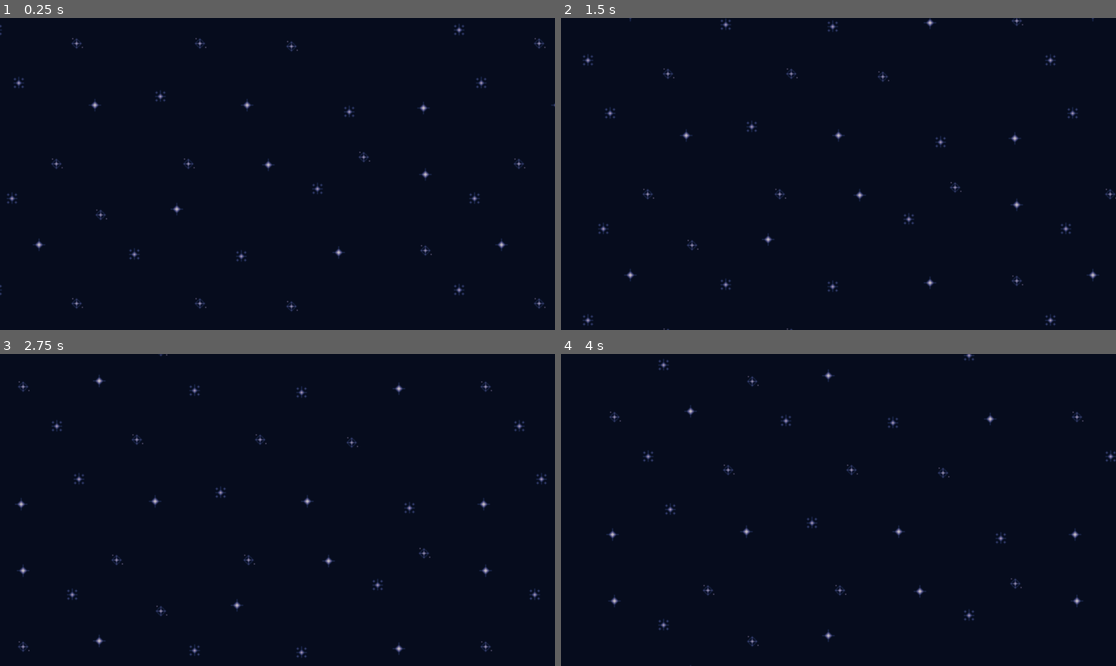
Above: before the commit, frames 1-4 (two rows, left to right).
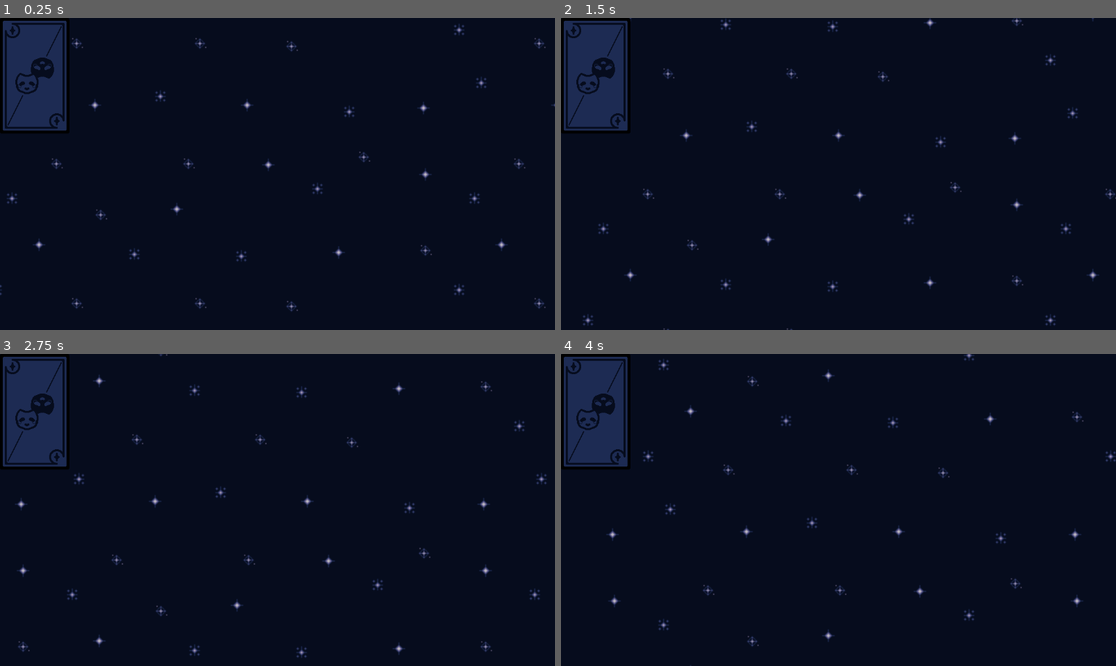
Above: after the commit, the same moments.

Repository: soko7awen/GGJ24
Game: Godot game, scene res://scenes/cutscenes/card_select.tscn
The game is run twice, just before and just after one commit, with the same random seed, the same clock (stepped at 60 frames per second) and the same inputs. This scene is started directly instead of the project's main scene.
Inputs (mouse positions are in pixels of both pictures, inside the frame that each line leads up to):
- Up to frame 1 (0.25 s): no input
- Up to frame 2 (1.5 s): click (594, 77) at 0.52 s; click (594, 77) at 1.27 s
- Up to frame 3 (2.75 s): click (33, 413) at 2.02 s
- Up to frame 4 (4 s): no input

The runs differ from the first frame. In frame 1, 3.9% of the frame differs, in the area x 0-13%, y 0-37%; in frame 2, 3.8%; in frame 3, 3.8%; in frame 4, 3.9%.
Error before the commit: Invalid access to property or key 'lastMinigame' on a base object of type 'Window'. (res://scripts/card_select.gd:6)
Error after the commit: Invalid access to property or key 'lastMinigame' on a base object of type 'Window'. (res://scripts/card_select.gd:7)

Commit message:
Soko awen

Diff:
--- a/scenes/cutscenes/card_select.tscn
+++ b/scenes/cutscenes/card_select.tscn
@@ -1,8 +1,9 @@
-[gd_scene load_steps=4 format=3 uid="uid://cvkt8b4hqw20v"]
+[gd_scene load_steps=5 format=3 uid="uid://cvkt8b4hqw20v"]
 
 [ext_resource type="Script" path="res://scripts/card_select.gd" id="1_io1nf"]
 [ext_resource type="Texture2D" uid="uid://bg4ckbg38kh4c" path="res://assets/sprites/scrollingStar_01.png" id="2_x4awn"]
 [ext_resource type="Script" path="res://scripts/scrolling.gd" id="3_01w78"]
+[ext_resource type="Texture2D" uid="uid://cwgf6gu51pa1p" path="res://assets/sprites/cards/tarot_back.png" id="4_24mv7"]
 
 [node name="Wheel" type="Node2D"]
 script = ExtResource("1_io1nf")
@@ -16,3 +17,15 @@
 texture = ExtResource("2_x4awn")
 stretch_mode = 1
 script = ExtResource("3_01w78")
+
+[node name="Control" type="Control" parent="."]
+layout_mode = 3
+anchors_preset = 0
+offset_right = 40.0
+offset_bottom = 40.0
+
+[node name="TextureButton" type="TextureButton" parent="Control"]
+layout_mode = 0
+offset_right = 40.0
+offset_bottom = 40.0
+texture_normal = ExtResource("4_24mv7")
--- a/scripts/card_select.gd
+++ b/scripts/card_select.gd
@@ -1,7 +1,26 @@
 extends Node2D
 @onready var gameController = $".."
 var nextMinigame = randi_range(1,5)
+var tarotSprite
 
 func _ready():
 	while(nextMinigame != gameController.lastMinigame):
 		nextMinigame = randi_range(1,5)
+	match nextMinigame:
+		1:
+			# punchline picker !
+			tarotSprite = ""
+
+		2:
+			#setup sextant!
+			pass
+		3:
+			#free write !
+			pass
+		4:
+			#apples to apples.
+			pass
+		5:
+			#whose line is it anyway! continuous
+			pass
+	gameController.lastMinigame = nextMinigame
Not shown, added: assets/sprites/cards/tarot_back.png.import
